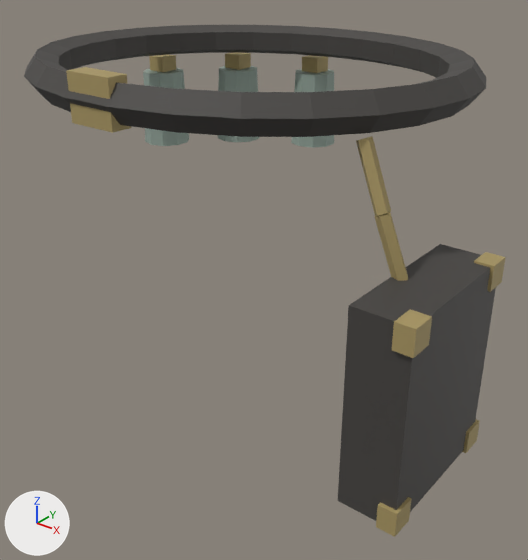
What one commit did to the FBX model Assets/Resources/Wear/SinBelt.fbx.
Camera for both pictures: a 50 mm camera at (0.246, -0.295, 0.669) aimed at (0.018, -0.01, 0.492). The lights are fixed; the arrows at lower left show +X, +Y and +Z. The older version comes first.

In view in the first picture: 'SinBelt'.
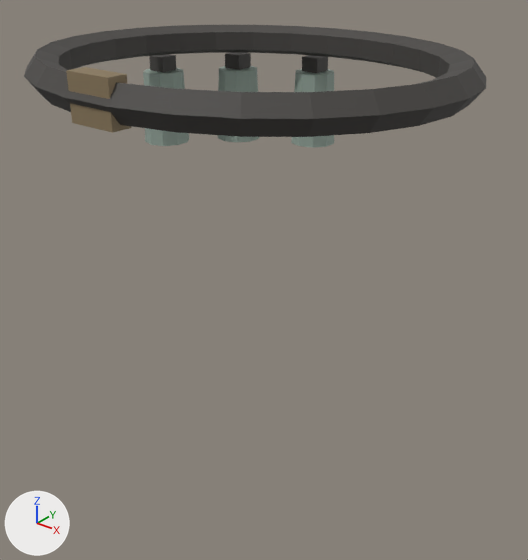
What differs and where, as boxes [x1, y1, x2, y2] in the pictures (528 x 560 px):
'SinBelt', reshaped (76% shorter): before [24, 25, 506, 537]; after [24, 25, 486, 148]
part 1 of me_sinbelt, deleted: before [338, 136, 506, 537]
part 2 of me_sinbelt, recoloured (darker): [149, 53, 328, 73] in both
part 3 of me_sinbelt, recoloured (yellow to brown): [66, 67, 130, 133] in both

What changed in the scene script:
```text
Add mat_bronze:
    mat_bronze = principled_material('Bronze')
    mat_bronze.base_color = (0.255, 0.19, 0.105)  # brown #8a795b
    mat_bronze.roughness = 0.66
Change me_sinbelt:
    used by ob_sinbelt; location = (0.0, 0.0, 0.0)
    remove me_sinbelt.from_pydata(...)  # 282 vertices, 234 faces; spans x -0.125..0.147, y -0.105..0.119, z 0.443..0.615
    add me_sinbelt.from_pydata(...)  # 222 vertices, 190 faces; spans x -0.125..0.12, y -0.105..0.119, z 0.538..0.615
    me_sinbelt part 1: 7 loose pieces with 60 vertices, spanning x 0.097..0.147, y -0.086..-0.006, z 0.443..0.595, are deleted
    me_sinbelt part 2: 18 faces spanning x -0.117..-0.026, y 0.04..0.11, z 0.585..0.594 switch from mat_gold (yellow #aa9763) to mat_dark (dark grey #45423f)
    me_sinbelt part 3: 6 faces spanning x -0.013..0.013, y -0.103..-0.093, z 0.593..0.615 switch from mat_gold (yellow #aa9763) to mat_bronze (brown #8a795b)
```
